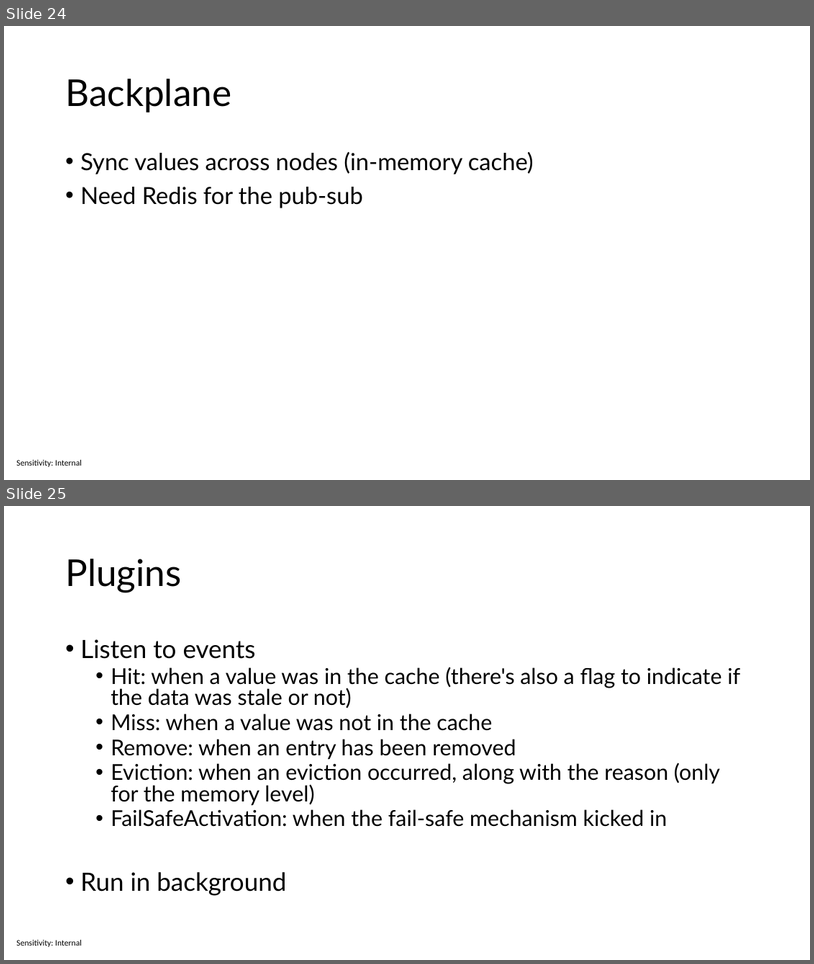
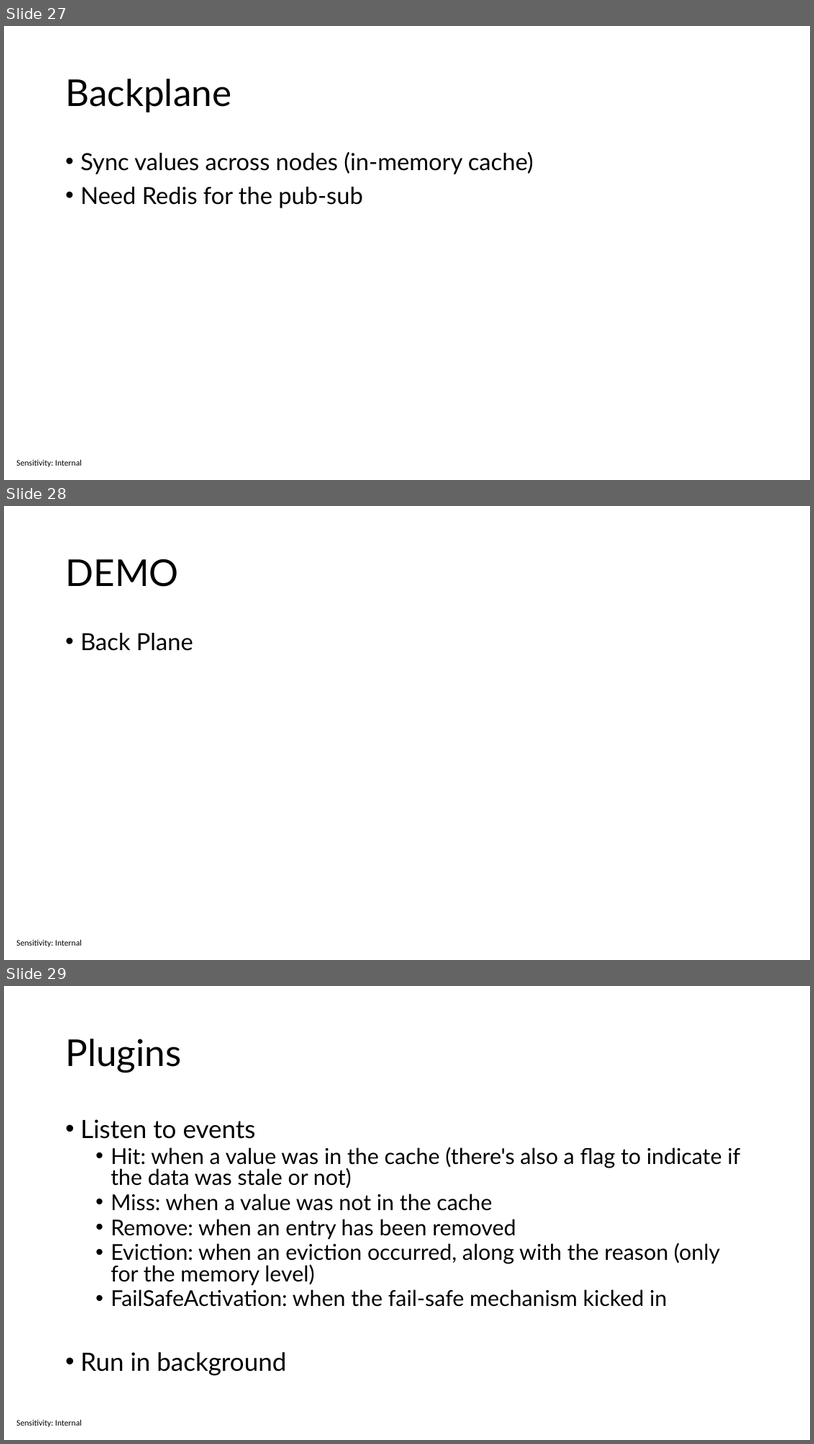
Before and after one commit to sabbadino/cache-like-a-pro-fusion-cache, a slide deck: cache-like-a-pro.pptx. Shown one above the other, each under a label of ours: slides 24 and 25 before the commit, slides 27, 28 and 29 after it. The pictures are 814x964 and 814x1444 pixels, drawn with LibreOffice and Linux fonts; fonts in the diff are those of the drawing. Boxes give left, top, right and bottom in pixels: in the first picture for what was removed or moved away, otherwise in the second. Text is boxed around its words. In the diff, an @@ line names an element or a change of style, - is before the commit and + after.

```diff
--- a/cache-like-a-pro.pptx
+++ b/cache-like-a-pro.pptx
@@ slide 28 added at bbox=[4, 506, 810, 960], background #FFFFFF; not listed: 1 template element that a slide beside it also shows @@
@@ title added at bbox=[65, 559, 178, 587], 44 pt, text #000000 @@
+DEMO
@@ text added at bbox=[80, 633, 193, 651], 28 pt, text #000000 @@
+• Back Plane
@@ what was slide 24 is now slide 27 @@
@@ what was slide 25 is now slide 29 @@
```
Also in this commit, not shown: 3 slides changed, 5 other slides added, 2 slides removed, 1 other file.
